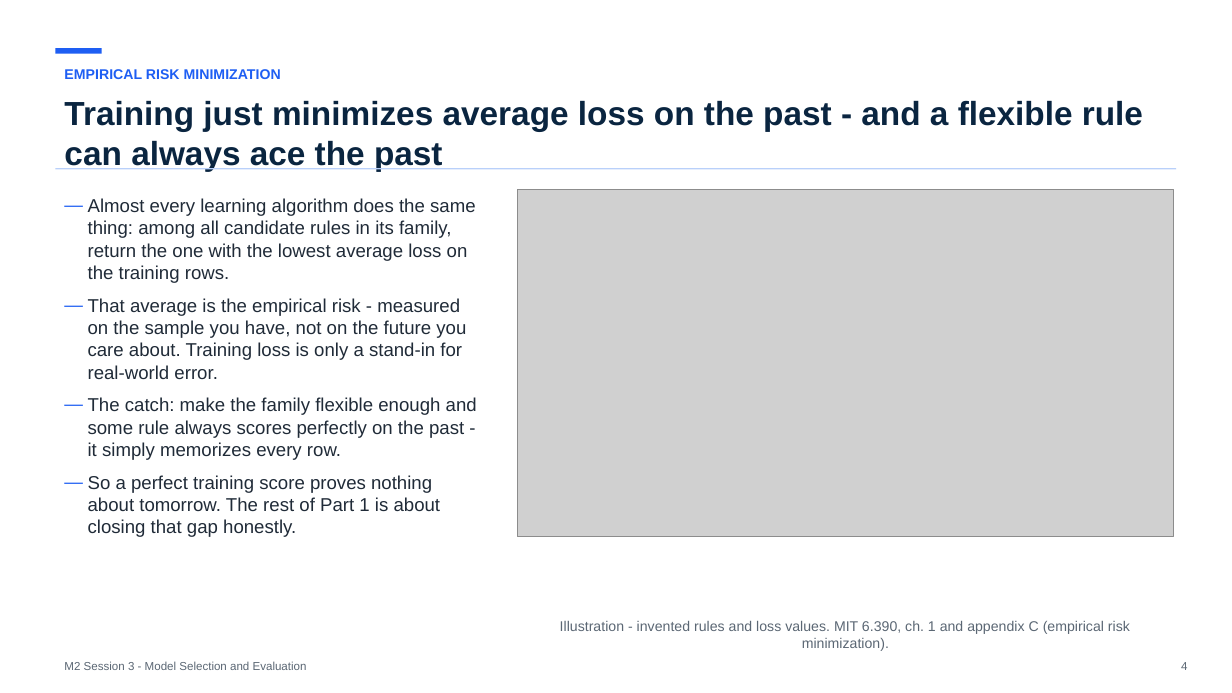
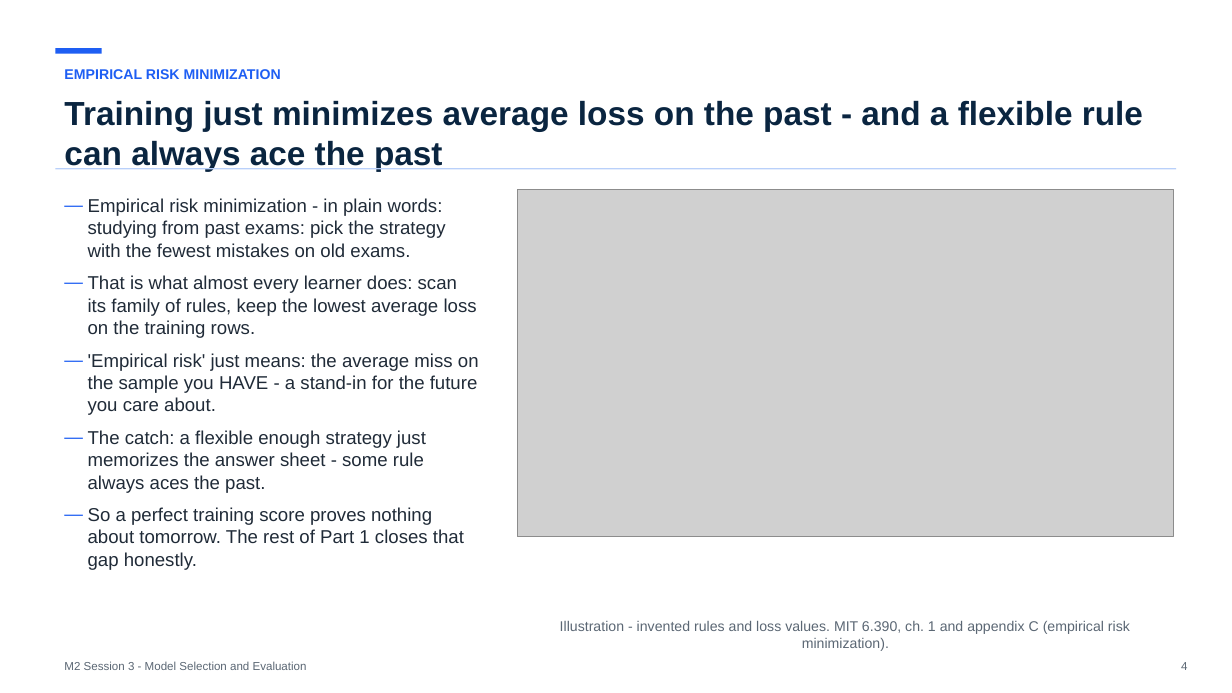
Before and after one commit to koenossendrijver/fontys-tech-exercises, a slide deck: slide 4 of presentations/m2-session-3-model-selection-and-evaluation.pptx. Drawn at 1232x693 pixels with LibreOffice and Linux fonts; fonts in the diff are those of the drawing; grey boxes stand for pictures. Boxes give left, top, right and bottom in pixels: in the first picture for what was removed or moved away, otherwise in the second. Text is boxed around its words. In the diff, an @@ line names an element or a change of style, - is before the commit and + after.

```diff
--- a/presentations/m2-session-3-model-selection-and-evaluation.pptx
+++ b/presentations/m2-session-3-model-selection-and-evaluation.pptx
@@ text at [88, 198, 479, 570]: text changed @@
-— Almost every learning algorithm does the same thing: among all candidate rules in its family, return the one with the lowest average loss on the training rows.
-— That average is the empirical risk - measured on the sample you have, not on the future you care about. Training loss is only a stand-in for real-world error.
-— The catch: make the family flexible enough and some rule always scores perfectly on the past - it simply memorizes every row.
-— So a perfect training score proves nothing about tomorrow. The rest of Part 1 is about closing that gap honestly.
+— Empirical risk minimization - in plain words: studying from past exams: pick the strategy with the fewest mistakes on old exams.
+— That is what almost every learner does: scan its family of rules, keep the lowest average loss on the training rows.
+— 'Empirical risk' just means: the average miss on the sample you HAVE - a stand-in for the future you care about.
+— The catch: a flexible enough strategy just memorizes the answer sheet - some rule always aces the past.
+— So a perfect training score proves nothing about tomorrow. The rest of Part 1 closes that gap honestly.
```
Also in this commit, not shown: 8 other slides changed, 7 other files.
